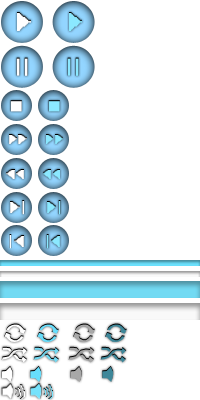
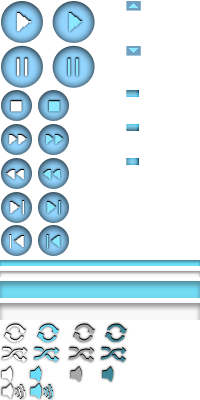
Comparing the layer stacks of the two 200×400 images. Changes:
added layer "Shape 2 copy 4" in group "play" over [126, 158, 139, 165]
added layer "Shape 2 copy 3" in group "play" over [126, 124, 139, 131]
added layer "Shape 2 copy 2" in group "play" over [126, 90, 139, 97]
added layer "Shape 3 copy" in group "play" over [129, 47, 138, 53]
added layer "Shape 2 copy" in group "play" over [126, 46, 141, 56]
added layer "Shape 3" in group "play" over [126, 1, 138, 11]
added layer "Shape 2" in group "play" over [126, 1, 141, 11]
